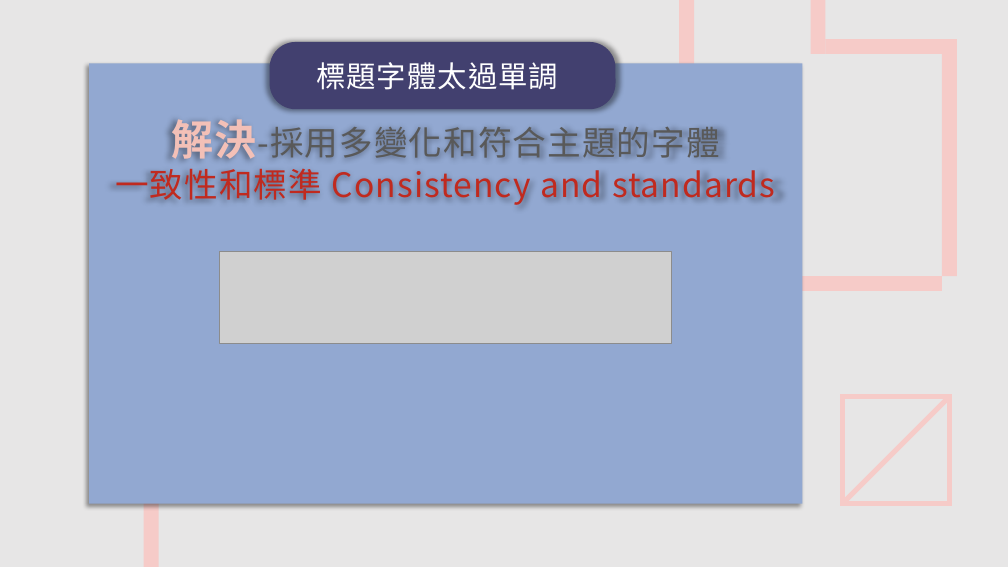
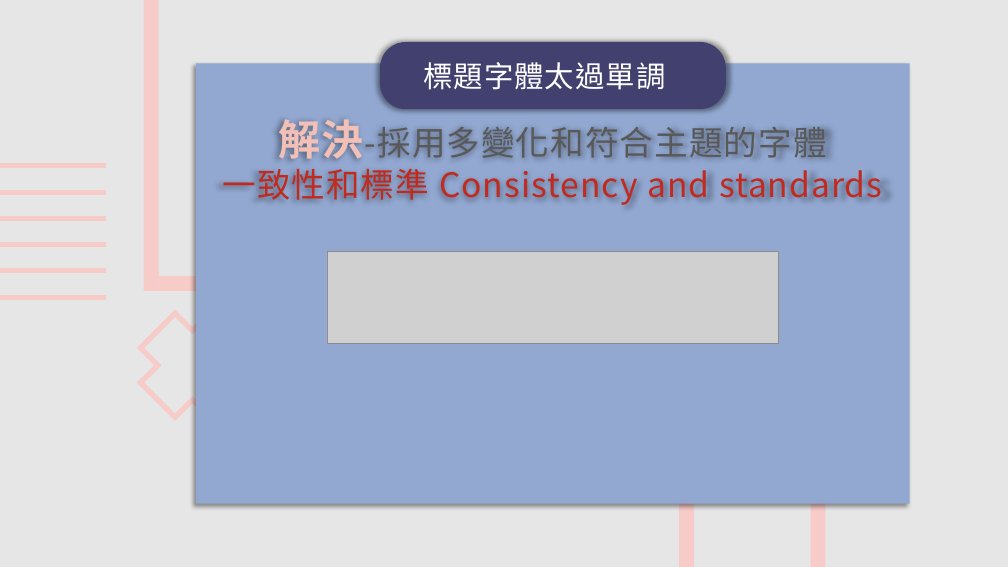
Before and after one commit to leonasdev/WebMidProject, a slide deck: slide 19 of 期末報告企畫書.pptx. Drawn at 1008x567 pixels with LibreOffice and Linux fonts; fonts in the diff are those of the drawing; grey boxes stand for pictures. Boxes give left, top, right and bottom in pixels: in the first picture for what was removed or moved away, otherwise in the second. Text is boxed around its words. In the diff, an @@ line names an element or a change of style, - is before the commit and + after.

Commit message:
PPT

```diff
--- a/期末報告企畫書.pptx
+++ b/期末報告企畫書.pptx
@@ freeform shape: place and size @@
-freeform shape at [942,54,957,276]
+freeform shape at [144,0,159,276]
@@ freeform shape removed at [811,0,826,39] @@
@@ rounded rectangle: place and size @@
-rounded rectangle at [270,42,616,109]
+rounded rectangle at [380,42,727,109]
@@ 2 texts, 1 picture: place and size @@
-2 texts, 1 picture at [115,62,775,343]
+2 texts, 1 picture at [222,62,882,343]
@@ freeform shape removed at [826,39,942,54] @@
@@ freeform shape removed at [942,39,957,54] @@
@@ rectangle: place and size @@
-rectangle at [89,64,803,504]
+rectangle at [197,64,910,504]
@@ rectangle removed at [660,149,732,567] @@
@@ group added at [0,166,106,297]: 6 lines @@
@@ plus added at [123,296,261,434], outline #F6CBC8 5 pt @@
@@ freeform shape at [144,276,159,291]: rotation 0 to 90 degrees; outline redrawn @@
@@ freeform shape added at [159,276,431,291], fill #F6CBC8 @@
@@ rectangle: place and size @@
-rectangle at [679,0,694,567]
+rectangle at [679,271,694,567]
@@ freeform shape removed at [751,276,943,292] @@
@@ rectangle: place and size @@
-rectangle at [144,273,159,567]
+rectangle at [811,271,826,567]
@@ rectangle removed at [842,397,950,504] @@
@@ line removed from (842, 504) to (950, 397) @@
```
